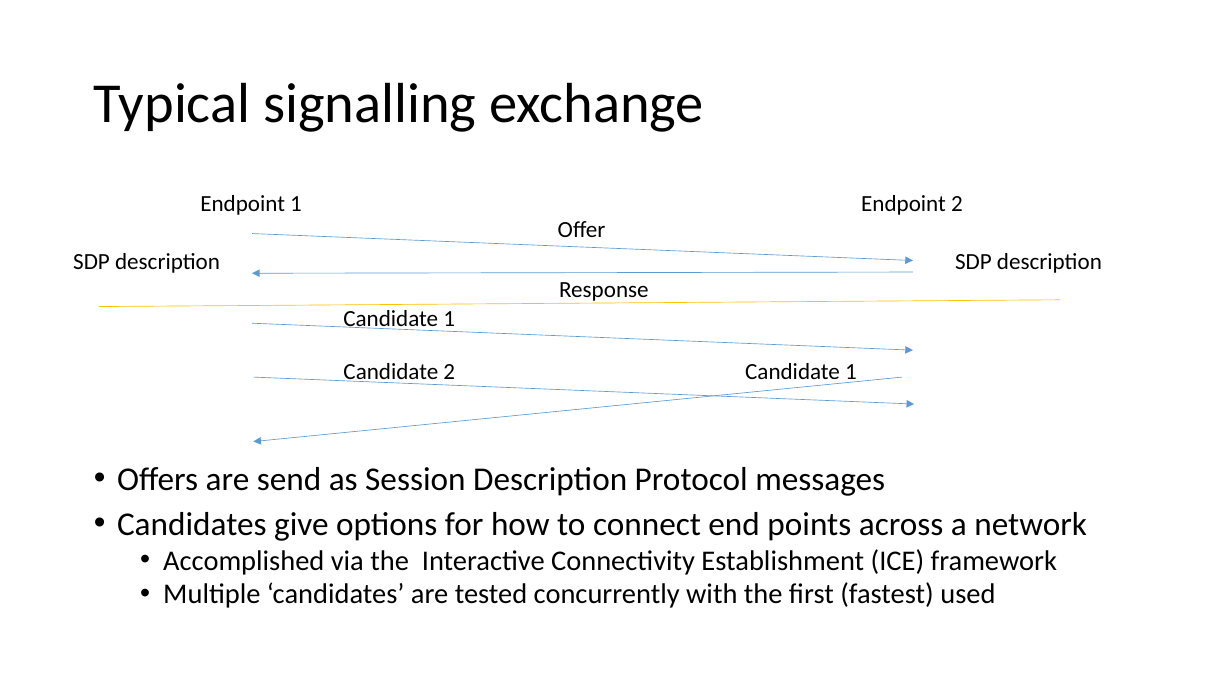
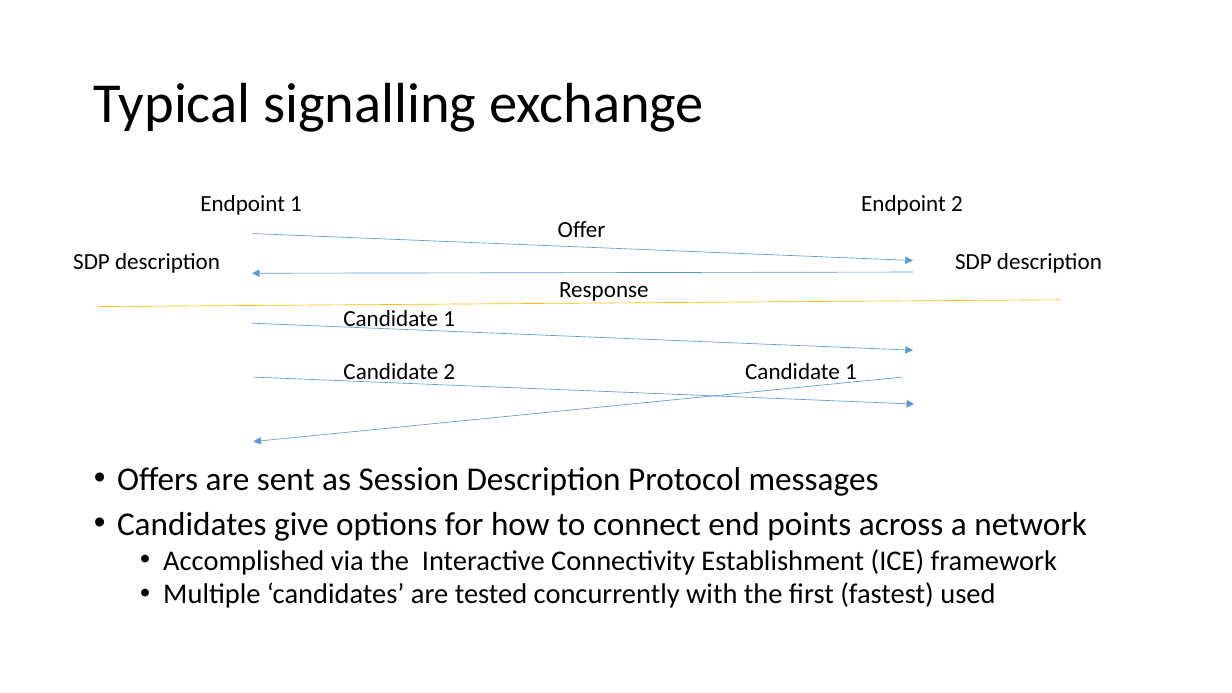
Before and after one commit to ipcortex/fac-workshop-materials, a slide deck: slide 12 of presentations/FAC9 Workshop.pptx. Drawn at 1232x693 pixels with LibreOffice and Linux fonts; fonts in the diff are those of the drawing. Boxes give left, top, right and bottom in pixels: in the first picture for what was removed or moved away, otherwise in the second. Text is boxed around its words. In the diff, an @@ line names an element or a change of style, - is before the commit and + after.

```diff
--- a/presentations/FAC9 Workshop.pptx
+++ b/presentations/FAC9 Workshop.pptx
@@ text at [117, 467, 879, 496]: text changed @@
-• Offers are send as Session Description Protocol messages
+• Offers are sent as Session Description Protocol messages
```
Also in this commit, not shown: 2 other slides changed, 2 slides added, 1 other file.
